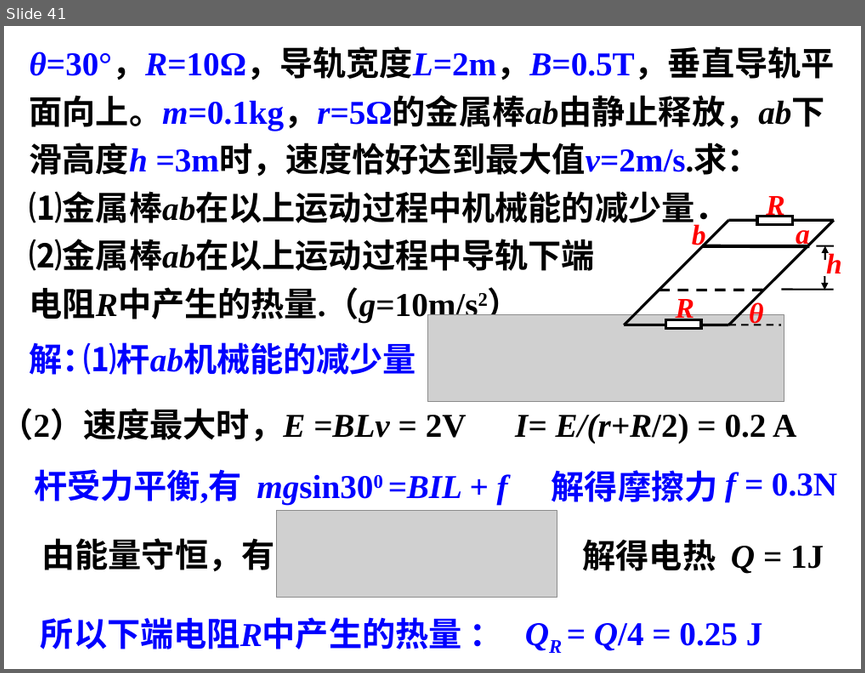
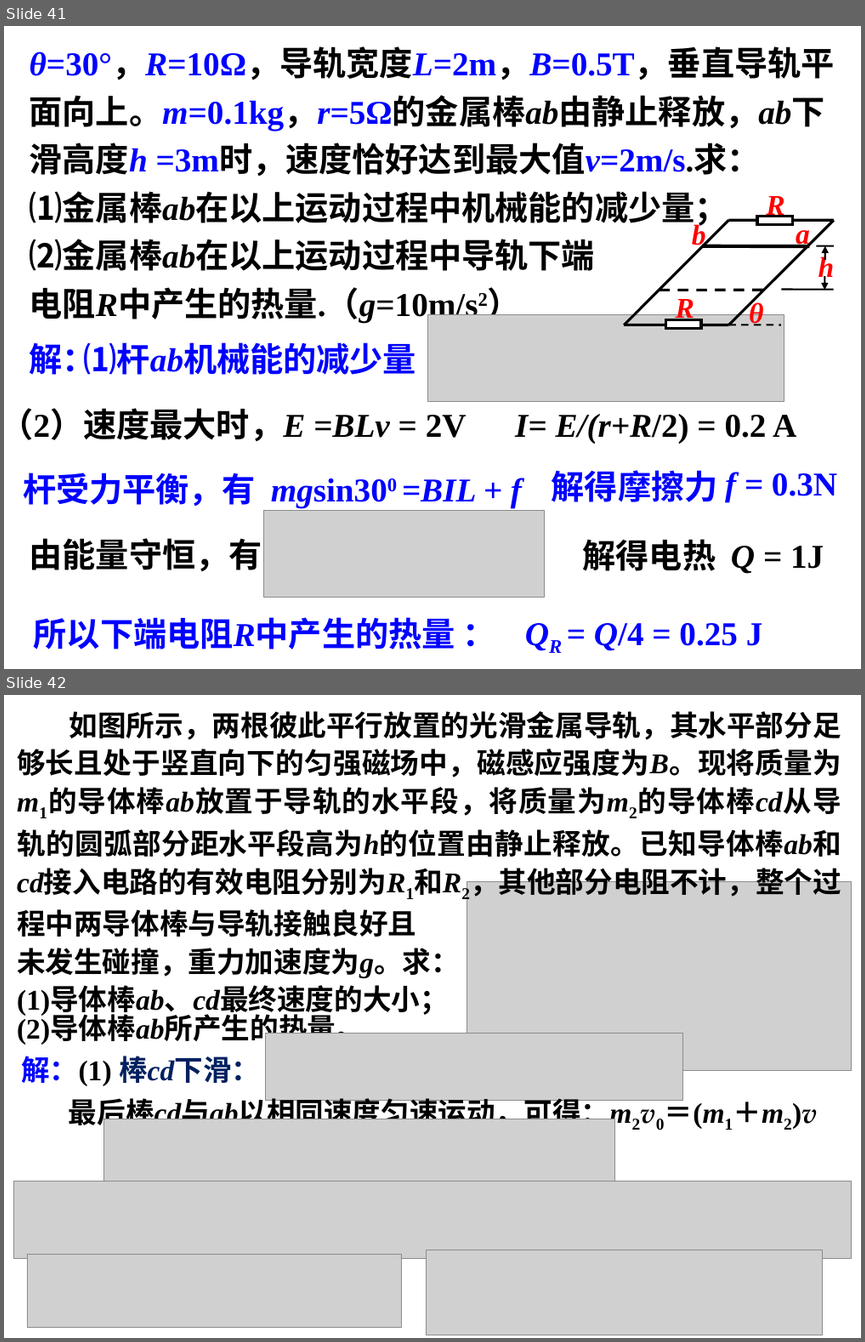
Before and after one commit to saddestboy/wuli2, a slide deck: 4.5A电磁感应问题的综合应用/习题课 电磁感应规律的综合应用.ppt. Shown one above the other, each under a label of ours: slide 41 before the commit, slides 41 and 42 after it. The pictures are 865x673 and 865x1342 pixels, drawn with LibreOffice and Linux fonts; fonts in the diff are those of the drawing; grey boxes stand for pictures. Boxes give left, top, right and bottom in pixels: in the first picture for what was removed or moved away, otherwise in the second. Text is boxed around its words. In the diff, an @@ line names an element or a change of style, - is before the commit and + after.

```diff
--- a/4.5A电磁感应问题的综合应用/习题课 电磁感应规律的综合应用.ppt
+++ b/4.5A电磁感应问题的综合应用/习题课 电磁感应规律的综合应用.ppt
@@ slide 42 added at (4,695,861,1338), background #FFFFFF @@
@@ text added at (17,711,841,1015), 24 pt, text #000000, bold @@
+如图所示，两根彼此平行放置的光滑金属导轨，其水平部分足够长且处于竖直向下的匀强磁场中，磁感应强度为B。现将质量为m1的导体棒ab放置于导轨的水平段，将质量为m2的导体棒cd从导轨的圆弧部分距水平段高为h的位置由静止释放。已知导体棒ab和cd接入电路的有效电阻分别为R1和R2，其他部分电阻不计，整个过程中两导体棒与导轨接触良好且
+未发生碰撞，重力加速度为g。求：
+(1)导体棒ab、cd最终速度的大小；
@@ picture added at (466,882,851,1072) @@
@@ text added at (17,1016,364,1044), 24 pt, text #000000, bold @@
+(2)导体棒ab所产生的热量。
@@ picture added at (265,1032,681,1100) @@
@@ text added at (21,1055,260,1086), 24 pt, text #002060, bold @@
+解：(1) 棒cd下滑：
@@ text added at (69,1092,656,1130), 24 pt, text #000000, bold @@
+最后棒cd与ab以相同速度匀速运动，可得：m2v0＝(m1＋m2)v
@@ picture added at (104,1119,615,1197) @@
@@ picture added at (14,1181,851,1259) @@
@@ picture added at (27,1253,401,1327) @@
@@ picture added at (426,1250,823,1335) @@
@@ slide 41 changed as well @@
@@ text at (30,191,728,229): text changed @@
-⑴金属棒ab在以上运动过程中机械能的减少量．
+⑴金属棒ab在以上运动过程中机械能的减少量；
@@ text "h" rewrapped from (826,250,842,273) to (818,255,834,283) @@
@@ text at (23,472,522,507): text changed @@
-杆受力平衡,有 mgsin300 =BIL + f
+杆受力平衡，有 mgsin300 =BIL + f
@@ text "由能量守恒，有": place and size @@
-text "由能量守恒，有" at (42,538,275,571)
+text "由能量守恒，有" at (30,538,262,571)
@@ picture: place and size @@
-picture at (277,510,557,596)
+picture at (263,510,545,596)
@@ text "所以下端电阻R中产生的热量 ：": place and size @@
-text "所以下端电阻R中产生的热量 ：" at (41,617,462,649)
+text "所以下端电阻R中产生的热量 ：" at (34,617,455,649)
```
Also in this commit, not shown: 20 other slides changed, 9 other slides added, 9 slides removed, 4 other files.
